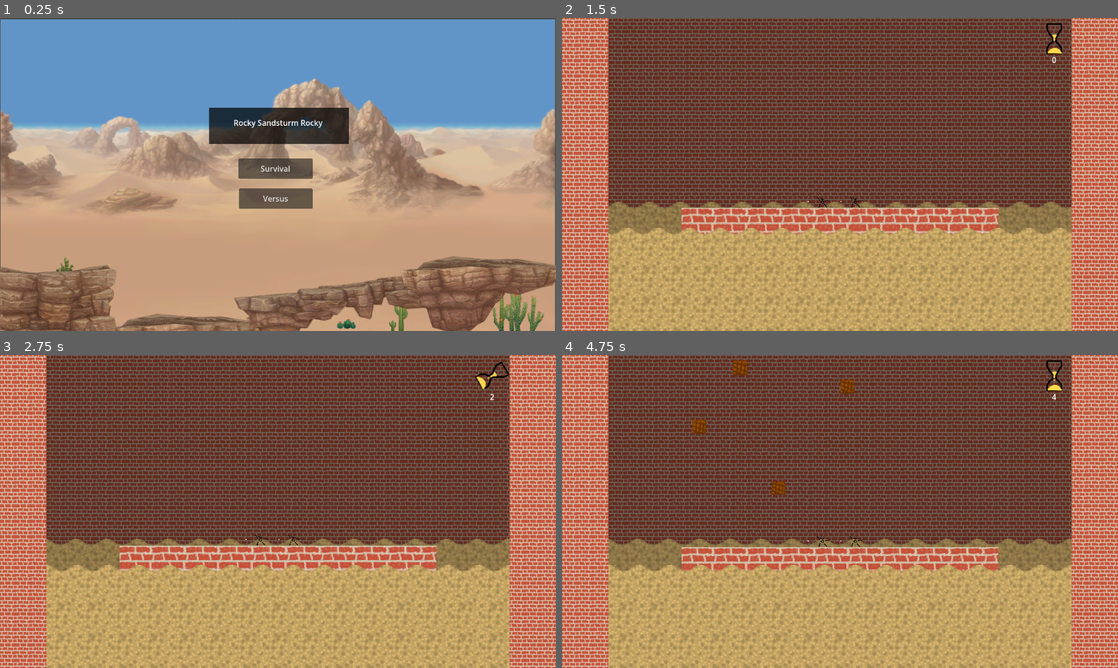
Above: before the commit, frames 1-4 (two rows, left to right).
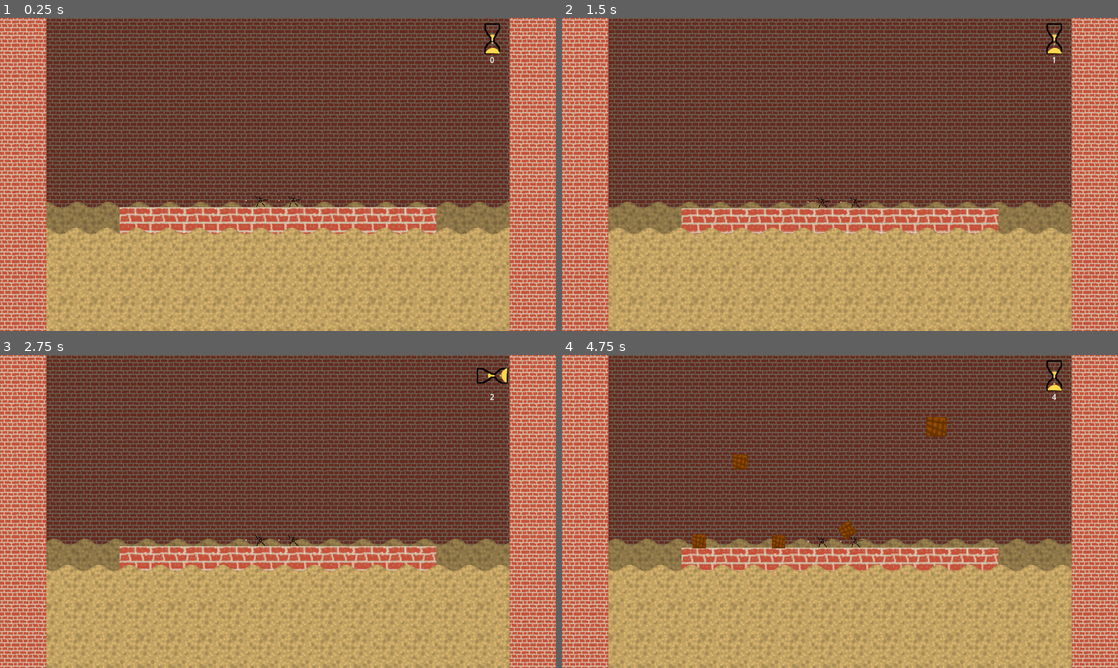
Above: after the commit, the same moments.

Repository: atomazu/quicksand
Game: Godot game, scene res://scenes/main.tscn
The game is run twice, just before and just after one commit, with the same random seed, the same clock (stepped at 60 frames per second) and the same inputs. Before the commit the project starts from res://scenes/startmenu.tscn.
Inputs (mouse positions are in pixels of both pictures, inside the frame that each line leads up to):
- Up to frame 1 (0.25 s): no input
- Up to frame 2 (1.5 s): click (840, 168) at 0.5 s, where only the run before the commit has a clickable "Survival"
- Up to frame 3 (2.75 s): no input
- Up to frame 4 (4.75 s): no input

The runs differ from the first frame. In frame 1, 93% of the frame differs, in the area x 0-100%, y 0-100%; in frame 2, 8.9%; in frame 3, 9.1%; in frame 4, 10%.

Commit message:
Add outline to grabbing and make players non-grabbable

Diff:
--- a/project.godot
+++ b/project.godot
@@ -11,7 +11,7 @@
 [application]
 
 config/name="quicksand"
-run/main_scene="uid://ca8rew2tw8kkf"
+run/main_scene="uid://cts2ddx20a6rp"
 config/features=PackedStringArray("4.7", "GL Compatibility")
 config/icon="res://icon.svg"
 
--- a/scenes/grab_system.gd
+++ b/scenes/grab_system.gd
@@ -2,25 +2,33 @@
 
 @export var raycast: RayCast2D
 @export var grabpoint: Node2D
-@export var pinjoin: PinJoint2D
+@export var lightcone: PointLight2D
 
 @onready var input_prefix = get_parent().input_prefix
 @onready var start_grab_dir: float = abs(grabpoint.position.x)
 @onready var start_raycast_target: float = abs(raycast.target_position.x)
+#@onready var lightcone_start_size: float = lightcone.scale.x
 
 var current_collider: RigidBody2D
 var last_collider: RigidBody2D
+var remove_outline: Array[Sprite2D]
 
 func _input(event: InputEvent) -> void:
 	var direction := Input.get_axis(input_prefix + "_move_left", input_prefix + "_move_right")
 	if direction != 0.0:
 		raycast.target_position.x = start_raycast_target * sign(direction)
 		grabpoint.position.x = start_grab_dir * sign(direction)
+		#lightcone.scale.x = lightcone_start_size * sign(direction)
 
 	if event.is_action_pressed(input_prefix + "_interact1"):
-		print("INTERACT PRESSED FOR " + input_prefix)
-		release_collider()
+		if current_collider:
+			release_collider()
+			return
+		print("INTERACT: " + input_prefix + " did it")
 		if raycast.get_collider() is RigidBody2D:
+			if raycast.get_collider().is_in_group("Player"):
+				print("INTERACT: Can't grab player")
+				return
 			current_collider = raycast.get_collider()
 			current_collider.modulate = Color8(255, 255, 255, 200)
 
@@ -29,11 +37,25 @@
 		var dir = (grabpoint.global_position - current_collider.global_position).normalized()
 		current_collider.apply_central_force(dir * 5000.0)
 
+	if raycast.get_collider() is RigidBody2D and raycast.get_collider().is_in_group("Player"): return
+
+	while remove_outline.size() > 0:
+		var sprite: Sprite2D = remove_outline.pop_back()
+		sprite.material = null
+
+	if raycast.get_collider() or current_collider:
+		var obj = current_collider if current_collider else raycast.get_collider()
+		var sprite: Sprite2D = obj.get_node("Sprite2D")
+		if not sprite: return
+		var mat := ShaderMaterial.new()
+		mat.shader = preload("uid://d24ctoml41xv2")
+		sprite.material = mat
+		remove_outline.append(sprite)
+
 func release_collider() -> void:
 	if !current_collider:
 		return
 
-	#pinjoin.node_b = get_parent().get_path()
 	last_collider = current_collider
 	last_collider.modulate = Color.WHITE
 	current_collider = null
--- a/scenes/player.tscn
+++ b/scenes/player.tscn
@@ -36,10 +36,11 @@
 position = Vector2(-0.5, -0.5)
 shape = SubResource("RectangleShape2D_15jrk")
 
-[node name="GrabSystem" type="Node" parent="." unique_id=1151985556 node_paths=PackedStringArray("raycast", "grabpoint")]
+[node name="GrabSystem" type="Node" parent="." unique_id=1151985556 node_paths=PackedStringArray("raycast", "grabpoint", "lightcone")]
 script = ExtResource("3_qhqgy")
 raycast = NodePath("../GrabRayCast")
 grabpoint = NodePath("../GrabPoint")
+lightcone = NodePath("")
 
 [node name="GrabRayCast" type="RayCast2D" parent="." unique_id=82883217]
 target_position = Vector2(-30, 0)
--- a/scenes/quicksand.tscn
+++ b/scenes/quicksand.tscn
@@ -121,7 +121,7 @@
 region_rect = Rect2(0, 0, 1000, 1000)
 
 [node name="CollisionShape2D" type="CollisionShape2D" parent="." unique_id=1623951104]
-position = Vector2(-1, -93)
+position = Vector2(-1, -82)
 shape = SubResource("RectangleShape2D_far1q")
 
 [node name="AnimationPlayer" type="AnimationPlayer" parent="." unique_id=1109078705]
Binary file added: assets/lightcone.png
Not shown, added: assets/lightcone.png.import
